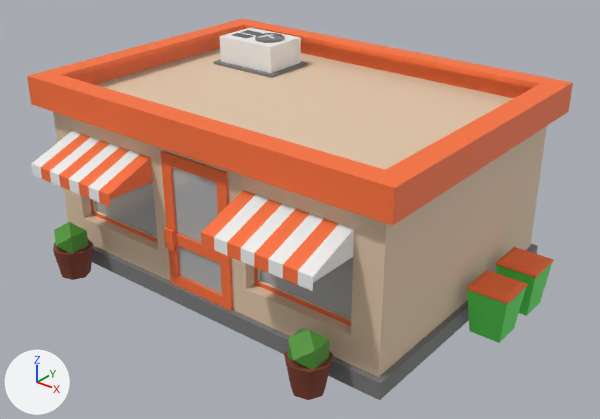
One commit to the glTF model public/assets/outdoor/buildings/orange store/scene.gltf: the scene before it, then after it.
Rendered twice from a 50 mm camera at (86.3, -106.9, 75.8) aimed at (5.4, -5.7, 13.1). Every picture has the same lights, and +X, +Y and +Z are marked at lower left. The first picture is the older version. Where no turn or scale is listed for an object, it has been applied to the vertices. Vertices at exactly the same position are counted once.
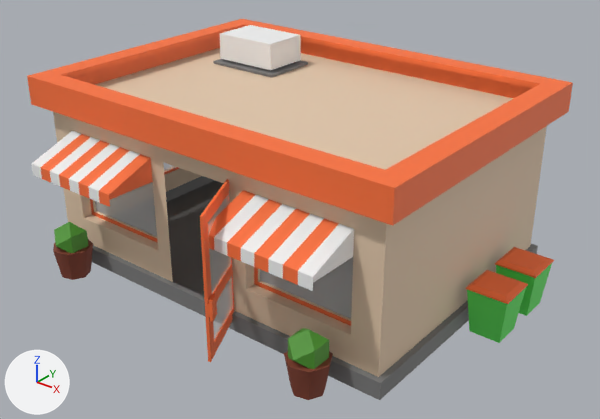
Changed parts and their boxes (x1, y1, x2, y2) in the pictures (600 x 419 px):
'Object_63', reshaped (17% taller): before (95, 167, 353, 319); after (95, 162, 353, 340)
'Object_104', moved, turned: before (161, 151, 233, 311); after (200, 179, 234, 362)
'Object_98', moved: before (220, 28, 301, 73); after (219, 25, 301, 70)
'Object_101', moved: before (213, 59, 308, 78); after (213, 59, 308, 77)
part 1 of me_object_21, deleted: before (172, 167, 222, 294)
part 2 of me_object_21, added: after (208, 190, 234, 340)

Patch to the scene script:
```diff
--- a/public/assets/outdoor/buildings/orange store/scene.gltf.py
+++ b/public/assets/outdoor/buildings/orange store/scene.gltf.py
@@ me_object_21 @@
 # used by ob_object_63; location = (0.0, 0.0, 0.0)
 # verts and faces of me_object_21; kept vertices keep their numbers, new ones are numbered from 18
-me_object_21.from_pydata(...)  # 18 vertices, 10 faces; spans x -32.6..29.3, y -25.0..14.2, z 3.0..25.0
+me_object_21.from_pydata(...)  # 18 vertices, 10 faces; spans x -32.6..29.3, y -36.2..14.2, z 2.4..24.2
+# me_object_21 part 1: the loose piece of 6 vertices spanning x -7.0..7.0, y -25.0, z 3.0..25.0 is deleted
+# me_object_21 part 2
+verts[18] = (12.6, -36.2, 2.9)  # pixel (209, 355)
+verts[19] = (12.5, -36.1, 8.6)
+verts[20] = (7.1, -24.7, 7.7)
+verts[21] = (7.2, -24.8, 2.4)
+verts[22] = (12.2, -35.3, 24.1)  # pixel (204, 224)
+verts[23] = (7.1, -24.5, 24.2)
+faces += [(18, 19, 20), (18, 20, 21), (20, 22, 23), (19, 22, 20)]
 me_object_21.materials.append(mat_material_3)
@@ ob_object_98 @@
 ob_object_98 = bpy.data.objects.new('Object_98', me_object_32)
-ob_object_98.location = (0.0, 0.0, 0.0)
+ob_object_98.location = (0.0, 0.0, 0.5)
@@ ob_object_101 @@
 ob_object_101 = bpy.data.objects.new('Object_101', me_object_33)
-ob_object_101.location = (0.0, 0.0, 0.0)
+ob_object_101.location = (0.0, 0.0, 0.1)
@@ ob_object_104 @@
 ob_object_104.parent = ob_3dsmeshmatrix_031
-ob_object_104.location = (0.0, 0.0, 0.0)
+ob_object_104.location = (-12.96, 1.154, -41.34)
+ob_object_104.rotation_euler = (0.0, -2.033, 0.0)  # degrees (0, -116, 0)
```
